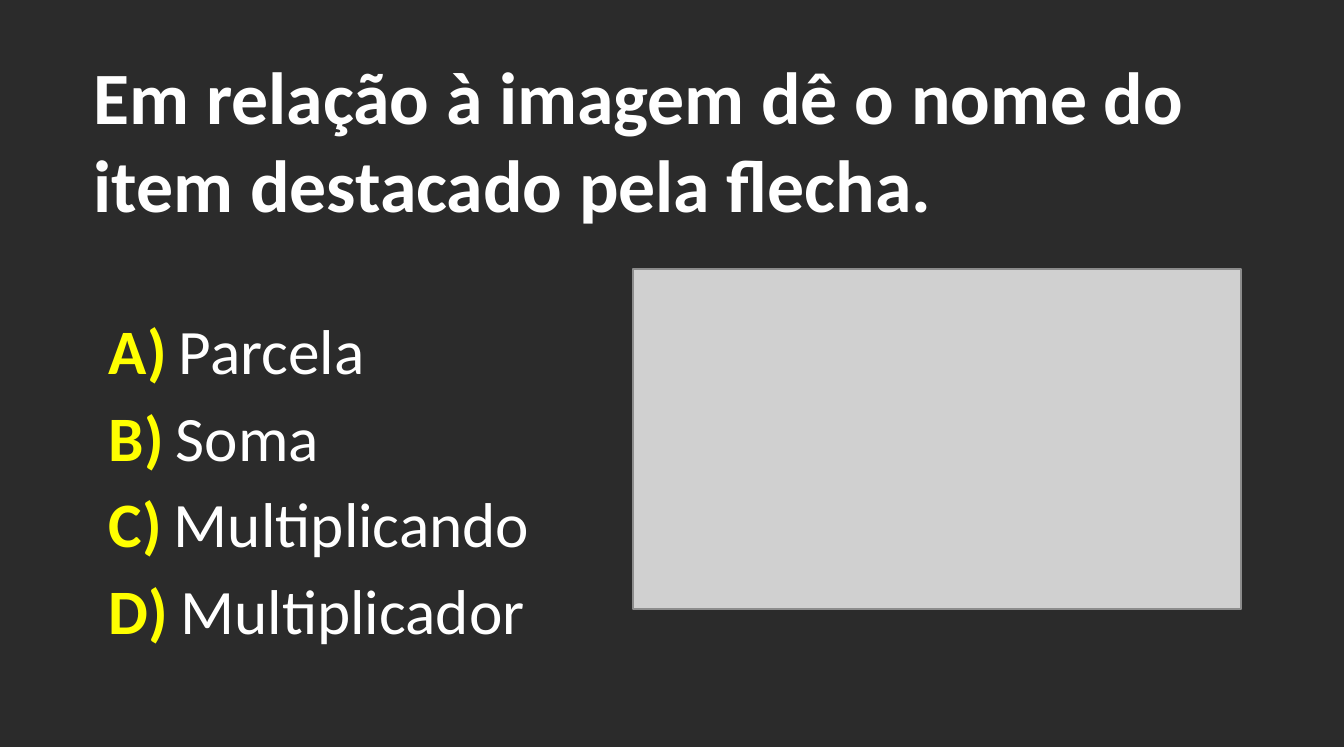
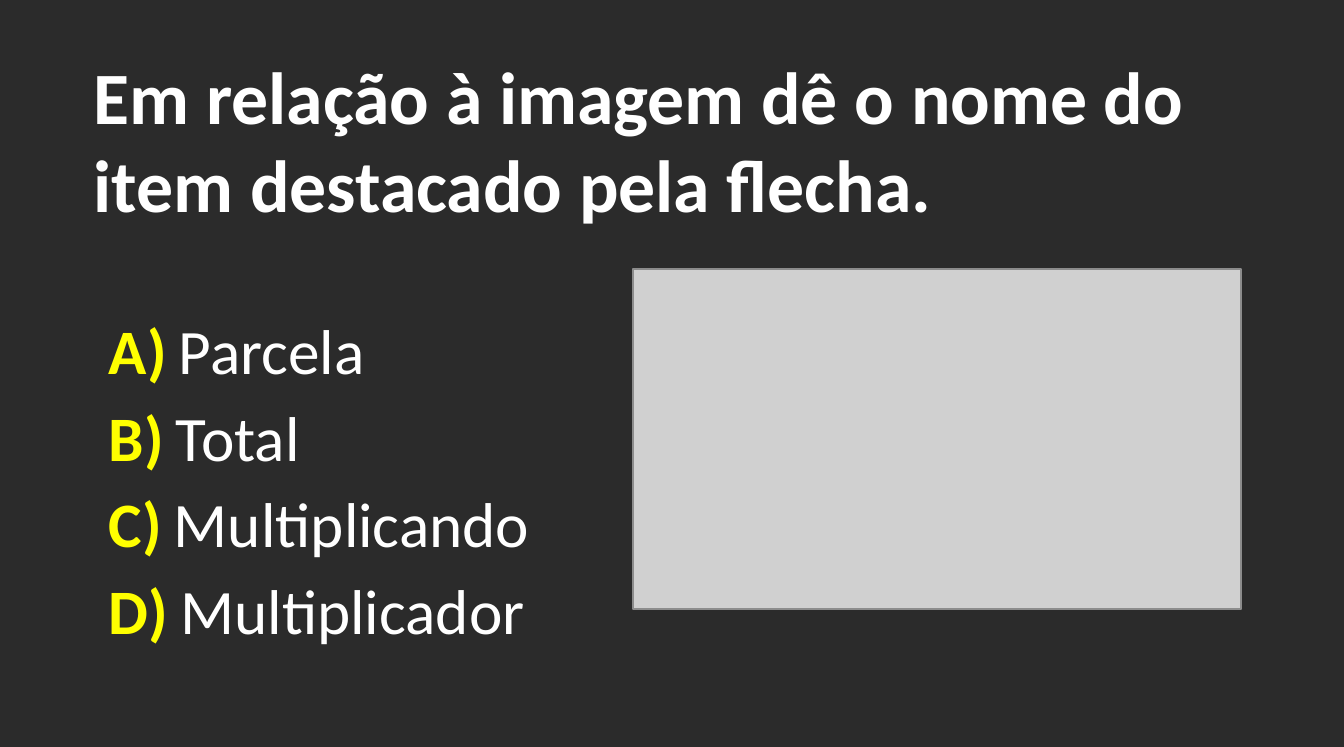
Before and after one commit to jmarysystems/jmarysystems.github.io, a slide deck: slide 4 of Perguntas_e_Respostas/Matemática/Aritmetica/Adicao/lista_001_exe_adicao/lista_001_exe_adicao.pptx. Drawn at 1344x747 pixels with LibreOffice and Linux fonts; fonts in the diff are those of the drawing; grey boxes stand for pictures; background and template pictures are left out; a plain dark background stands for a picture behind light text. Boxes give left, top, right and bottom in pixels: in the first picture for what was removed or moved away, otherwise in the second. Text is boxed around its words. In the diff, an @@ line names an element or a change of style, - is before the commit and + after.

```diff
--- a/Perguntas_e_Respostas/Matemática/Aritmetica/Adicao/lista_001_exe_adicao/lista_001_exe_adicao.pptx
+++ b/Perguntas_e_Respostas/Matemática/Aritmetica/Adicao/lista_001_exe_adicao/lista_001_exe_adicao.pptx
@@ text at <box>109,414,300,471</box>: text changed @@
-B) Soma
+B) Total
```
Also in this commit, not shown: 3 other files.
